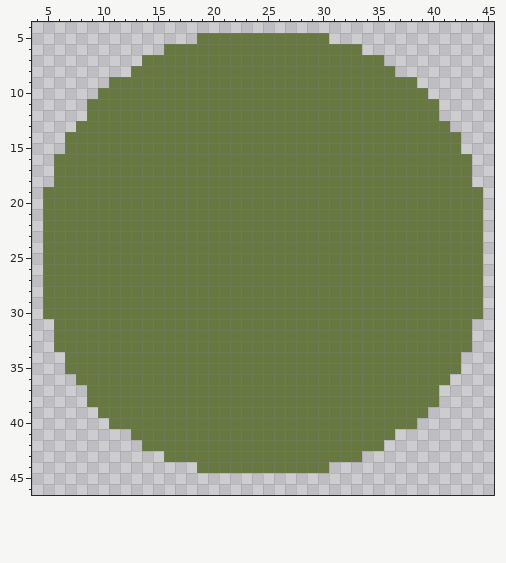
File history of a pixel-art sprite, GFX/enemy1/enemy5.png. Above, as it was before the edit.
The file is 50x50 pixels. Shown: x 4..45, y 4..46.
And afterwards:
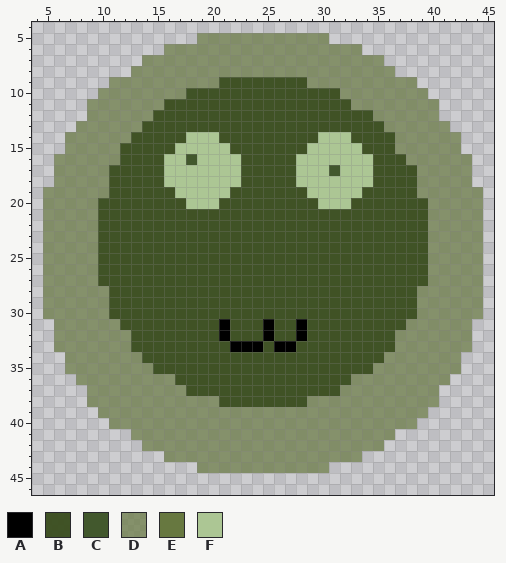
Palette (. is transparent): A #000000  B #3a4d1ef4  C #42582d  D #677840b3  E #677840  F #acc694
Edits made:
Changed rows in their new state; - is an unchanged pixel.
first column x 5:
 5 --------------DDDDDDDDDDDD--------------
 6 -----------DDDDDDDDDDDDDDDDDD-----------
 7 ---------DDDDDDDDDDDDDDDDDDDDDD---------
 8 --------DDDDDDDDDDDDDDDDDDDDDDDD--------
 9 ------DDDDDDDDDDBBBBBBBBDDDDDDDDDD------
10 -----DDDDDDDDBBBBBBBBBBBBBBDDDDDDDD-----
11 ----DDDDDDDBBBBBBBBBBBBBBBBBDDDDDDDD----
12 ----DDDDDDBBBBBBBBBBBBBBBBBBBBDDDDDD----
13 ---DDDDDDBBBBBBBBBBBBBBBBBBBBBBDDDDDD---
14 --DDDDDDBBBBBFFFBBBBBBBBBFFFBBBBDDDDDD--
15 --DDDDDBBBBBFFFFFBBBBBBBFFFFFBBBDDDDDD--
16 -DDDDDDBBBBFFCFFFFBBBBBFFFFFFFBBBDDDDDD-
17 -DDDDDBBBBBFFFFFFFBBBBBFFFCFFFBBBBDDDDD-
18 -DDDDDBBBBBFFFFFFFBBBBBFFFFFFFBBBBDDDDD-
19 DDDDDDBBBBBBFFFFFBBBBBBBFFFFFBBBBBDDDDDD
20 DDDDDBBBBBBBBFFFBBBBBBBBBFFFBBBBBBBDDDDD
21 DDDDDBBBBBBBBBBBBBBBBBBBBBBBBBBBBBBDDDDD
22 DDDDDBBBBBBBBBBBBBBBBBBBBBBBBBBBBBBDDDDD
23 DDDDDBBBBBBBBBBBBBBBBBBBBBBBBBBBBBBDDDDD
24 DDDDDBBBBBBBBBBBBBBBBBBBBBBBBBBBBBBDDDDD
25 DDDDDBBBBBBBBBBBBBBBBBBBBBBBBBBBBBBDDDDD
26 DDDDDBBBBBBBBBBBBBBBBBBBBBBBBBBBBBBDDDDD
27 DDDDDBBBBBBBBBBBBBBBBBBBBBBBBBBBBBBDDDDD
28 DDDDDDBBBBBBBBBBBBBBBBBBBBBBBBBBBBDDDDDD
29 DDDDDDBBBBBBBBBBBBBBBBBBBBBBBBBBBBDDDDDD
30 DDDDDDBBBBBBBBBBBBBBBBBBBBBBBBBBBBDDDDDD
31 -DDDDDDBBBBBBBBBABBBABBABBBBBBBBBDDDDDD-
32 -DDDDDDDBBBBBBBBABBBABBABBBBBBBBDDDDDDD-
33 -DDDDDDDBBBBBBBBBAAABAABBBBBBBBBDDDDDDD-
34 --DDDDDDDBBBBBBBBBBBBBBBBBBBBBBDDDDDDD--
35 --DDDDDDDDBBBBBBBBBBBBBBBBBBBBDDDDDDDD--
36 ---DDDDDDDDDBBBBBBBBBBBBBBBBDDDDDDDDD---
37 ----DDDDDDDDDBBBBBBBBBBBBBBDDDDDDDDD----
38 ----DDDDDDDDDDDDBBBBBBBBDDDDDDDDDDDD----
39 -----DDDDDDDDDDDDDDDDDDDDDDDDDDDDDD-----
40 ------DDDDDDDDDDDDDDDDDDDDDDDDDDDD------
41 --------DDDDDDDDDDDDDDDDDDDDDDDD--------
42 ---------DDDDDDDDDDDDDDDDDDDDDD---------
43 -----------DDDDDDDDDDDDDDDDDD-----------
44 --------------DDDDDDDDDDDD--------------
Changed places in both pictures, as pixel boxes (x1, y1, x2, y2):
changed: (43, 33, 483, 473)
